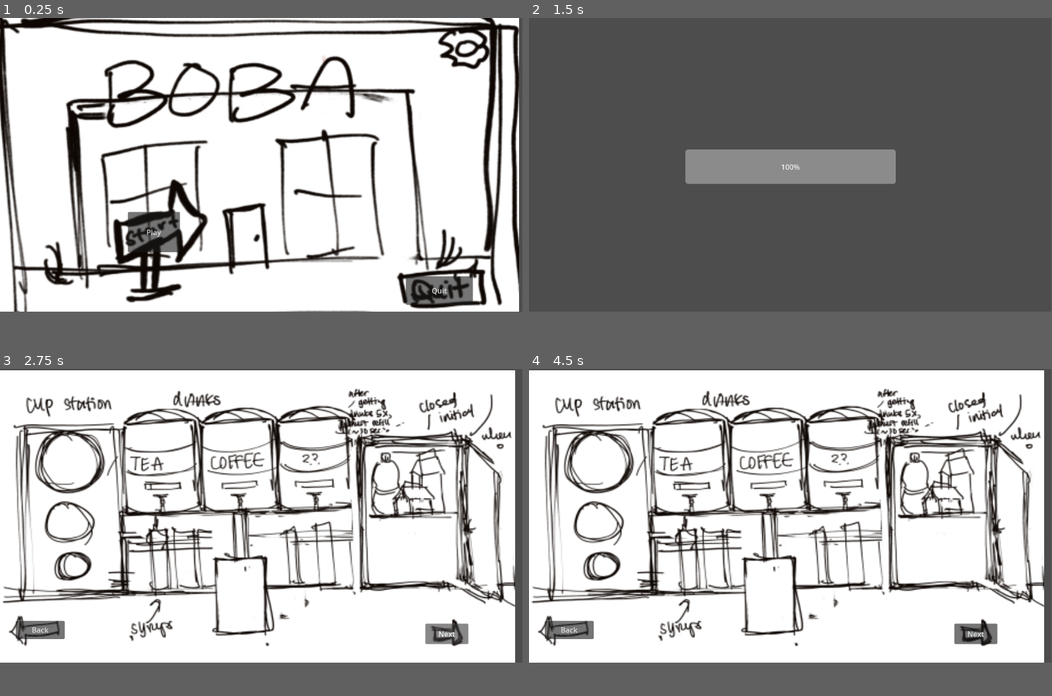
Above: before the commit, frames 1-4 (two rows, left to right).
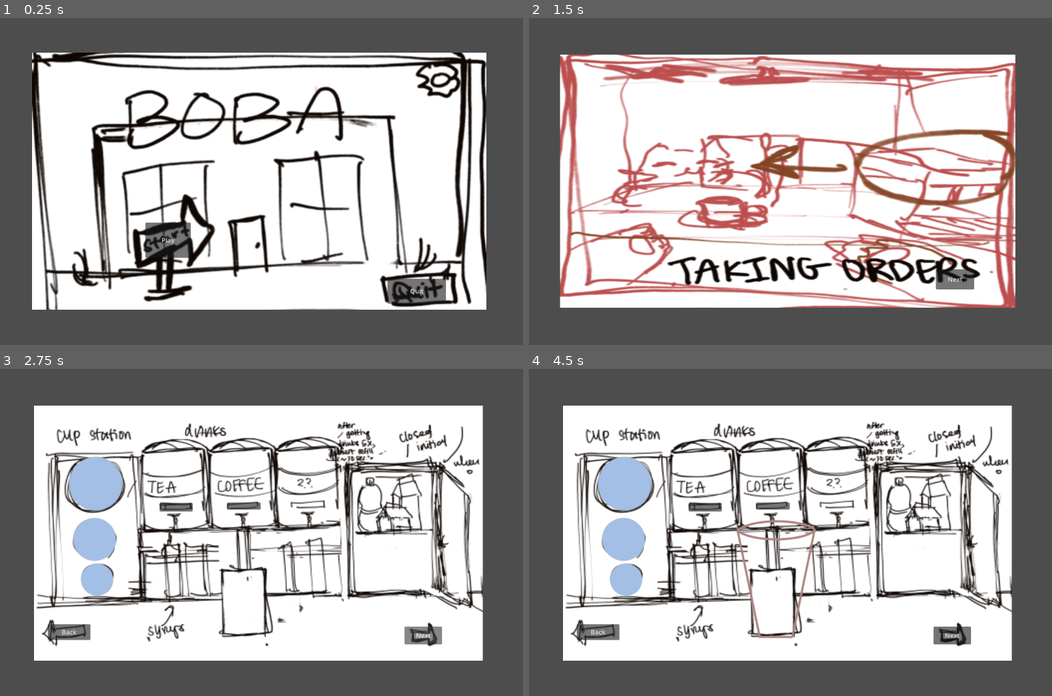
Above: after the commit, the same moments.

Repository: Lyra126/boba-cat
Game: Godot game, scene res://scenes/main_scene.tscn
The game is run twice, just before and just after one commit, with the same random seed, the same clock (stepped at 60 frames per second) and the same inputs. Before the commit the project starts from res://main_scene.tscn.
Inputs (mouse positions are in pixels of both pictures, inside the frame that each line leads up to):
- Up to frame 1 (0.25 s): no input
- Up to frame 2 (1.5 s): click "Play" at 0.5 s; tap Enter at 1.25 s
- Up to frame 3 (2.75 s): click "Next" at 2 s
- Up to frame 4 (4.5 s): click "Back" at 2.75 s; click "Next" at 3.5 s; click (623, 470) at 4.27 s
In our replay, the window is 799x449 before the commit and 800x500 after it. These sizes can differ from the game's own. Grey fills any space a smaller window leaves; there, only what the larger window draws over its background counts as a difference.

The runs differ from the first frame. In frame 1, 46% of the frame differs, in the area x 0-100%, y 0-90%; in frame 2, 67%, in the area x 5-93%, y 11-89%; in frame 3, 51%; in frame 4, 51%.

Commit message:
organized files and added cup sizes and tea

Diff:
--- a/make-boba.gd
+++ /dev/null
@@ -1,20 +0,0 @@
-extends Node2D
-
-
-# Called when the node enters the scene tree for the first time.
-func _ready():
-	$Back.pressed.connect(self._on_back_pressed)
-	$Next.pressed.connect(self._on_next_pressed)
-
-
-# Called every frame. 'delta' is the elapsed time since the previous frame.
-func _process(delta):
-	pass
-
-
-func _on_back_pressed():
-	get_tree().change_scene_to_file("res://customer_line.tscn")
-
-
-func _on_next_pressed():
-	print("no next scene yet")
--- a/make_boba.tscn
+++ /dev/null
@@ -1,33 +0,0 @@
-[gd_scene load_steps=3 format=3 uid="uid://bincjiyglgcf4"]
-
-[ext_resource type="Script" path="res://make-boba.gd" id="1_nj122"]
-[ext_resource type="Texture2D" uid="uid://d12y1p1qn73ff" path="res://stations.webp" id="2_mit1e"]
-
-[node name="make-boba" type="Node2D"]
-script = ExtResource("1_nj122")
-
-[node name="Camera2D" type="Camera2D" parent="."]
-
-[node name="TextureRect" type="TextureRect" parent="."]
-offset_left = -576.0
-offset_top = -321.0
-offset_right = 560.0
-offset_bottom = 324.0
-texture = ExtResource("2_mit1e")
-
-[node name="Back" type="Button" parent="."]
-offset_left = -541.0
-offset_top = 232.0
-offset_right = -433.0
-offset_bottom = 272.0
-text = "Back"
-
-[node name="Next" type="Button" parent="."]
-offset_left = 362.0
-offset_top = 238.0
-offset_right = 457.0
-offset_bottom = 283.0
-text = "Next"
-
-[connection signal="pressed" from="Back" to="." method="_on_button_pressed"]
-[connection signal="pressed" from="Next" to="." method="_on_button_2_pressed"]
--- a/project.godot
+++ b/project.godot
@@ -11,9 +11,16 @@
 [application]
 
 config/name="boba-cat"
-run/main_scene="res://main_scene.tscn"
+run/main_scene="res://scenes/main_scene.tscn"
 config/features=PackedStringArray("4.2", "GL Compatibility")
-config/icon="res://icon.svg"
+config/icon="res://assets/icon.svg"
+
+[display]
+
+window/size/viewport_width=2000
+window/size/viewport_height=1250
+window/stretch/aspect="expand"
+window/stretch/scale=1.51
 
 [rendering]
 
--- a/customer_line.tscn
+++ b/scenes/customer_line.tscn
@@ -1,10 +1,10 @@
 [gd_scene load_steps=3 format=3 uid="uid://c77yg5d4yjufk"]
 
-[ext_resource type="Script" path="res://customer_line.gd" id="1_2m8u5"]
-[ext_resource type="Texture2D" uid="uid://daldqgnk04x6t" path="res://image.webp" id="2_ll1oi"]
+[ext_resource type="Script" path="res://scripts/customer_line.gd" id="1_go1ct"]
+[ext_resource type="Texture2D" uid="uid://daldqgnk04x6t" path="res://assets/image.webp" id="2_beh0m"]
 
 [node name="customer-line" type="Node2D"]
-script = ExtResource("1_2m8u5")
+script = ExtResource("1_go1ct")
 
 [node name="Camera2D" type="Camera2D" parent="."]
 position = Vector2(290, 81)
@@ -14,7 +14,7 @@
 offset_top = -240.0
 offset_right = 859.0
 offset_bottom = 400.0
-texture = ExtResource("2_ll1oi")
+texture = ExtResource("2_beh0m")
 
 [node name="Next" type="Button" parent="."]
 offset_left = 658.0
--- a/loading_scene.tscn
+++ b/scenes/loading_scene.tscn
@@ -1,6 +1,6 @@
 [gd_scene load_steps=2 format=3 uid="uid://cfd54343fkams"]
 
-[ext_resource type="Script" path="res://loading-scene.gd" id="1_ppwak"]
+[ext_resource type="Script" path="res://scripts/loading-scene.gd" id="1_k1gpm"]
 
 [node name="loading-scene" type="Control"]
 layout_mode = 3
@@ -9,7 +9,7 @@
 anchor_bottom = 1.0
 grow_horizontal = 2
 grow_vertical = 2
-script = ExtResource("1_ppwak")
+script = ExtResource("1_k1gpm")
 
 [node name="ProgressBar" type="ProgressBar" parent="."]
 layout_mode = 0
--- a/main_scene.tscn
+++ b/scenes/main_scene.tscn
@@ -1,7 +1,7 @@
 [gd_scene load_steps=3 format=3 uid="uid://bhoh40m4lx3uo"]
 
-[ext_resource type="Script" path="res://main_scene.gd" id="1_dhh15"]
-[ext_resource type="Texture2D" uid="uid://bmlmkwgko5lju" path="res://menu.webp" id="2_k61se"]
+[ext_resource type="Script" path="res://scripts/main_scene.gd" id="1_ffs6x"]
+[ext_resource type="Texture2D" uid="uid://bmlmkwgko5lju" path="res://assets/menu.webp" id="2_rklmf"]
 
 [node name="MainScene" type="Control"]
 layout_mode = 3
@@ -10,7 +10,7 @@
 offset_top = -52.0
 offset_right = 40.0
 offset_bottom = 40.0
-script = ExtResource("1_dhh15")
+script = ExtResource("1_ffs6x")
 
 [node name="TextureRect" type="TextureRect" parent="."]
 layout_mode = 0
@@ -18,9 +18,10 @@
 offset_top = -326.0
 offset_right = 569.0
 offset_bottom = 324.0
-texture = ExtResource("2_k61se")
+texture = ExtResource("2_rklmf")
 
 [node name="Play" type="Button" parent="."]
+layout_mode = 0
 offset_left = -294.0
 offset_top = 104.0
 offset_right = -179.0
--- /dev/null
+++ b/scenes/make_boba.tscn
@@ -0,0 +1,101 @@
+[gd_scene load_steps=4 format=3 uid="uid://bincjiyglgcf4"]
+
+[ext_resource type="Script" path="res://scripts/make-boba.gd" id="1_lo0ut"]
+[ext_resource type="Texture2D" uid="uid://d12y1p1qn73ff" path="res://assets/stations.webp" id="2_t2nm0"]
+[ext_resource type="Texture2D" uid="uid://ooy1y8vts1b5" path="res://assets/download-removebg-preview.png" id="3_iqsvq"]
+
+[node name="make-boba" type="Node2D"]
+script = ExtResource("1_lo0ut")
+
+[node name="Camera2D" type="Camera2D" parent="."]
+
+[node name="TextureRect" type="TextureRect" parent="."]
+offset_left = -576.0
+offset_top = -321.0
+offset_right = 560.0
+offset_bottom = 324.0
+texture = ExtResource("2_t2nm0")
+
+[node name="Back" type="Button" parent="."]
+offset_left = -541.0
+offset_top = 232.0
+offset_right = -433.0
+offset_bottom = 272.0
+text = "Back"
+
+[node name="Next" type="Button" parent="."]
+offset_left = 362.0
+offset_top = 238.0
+offset_right = 457.0
+offset_bottom = 283.0
+text = "Next"
+
+[node name="cupsize" type="Control" parent="."]
+layout_mode = 3
+anchors_preset = 0
+offset_right = 40.0
+offset_bottom = 40.0
+
+[node name="large-cup" type="TextureButton" parent="cupsize"]
+custom_minimum_size = Vector2(100, 100)
+layout_mode = 0
+offset_left = -548.0
+offset_top = -244.0
+offset_right = -344.0
+offset_bottom = -52.0
+scale = Vector2(1.25, 1.25)
+texture_normal = ExtResource("3_iqsvq")
+
+[node name="med-cup" type="TextureButton" parent="cupsize"]
+layout_mode = 0
+offset_left = -525.0
+offset_top = -79.0
+offset_right = -321.0
+offset_bottom = 113.0
+texture_normal = ExtResource("3_iqsvq")
+
+[node name="small-cup" type="TextureButton" parent="cupsize"]
+layout_mode = 0
+offset_left = -493.0
+offset_top = 47.0
+offset_right = -289.0
+offset_bottom = 239.0
+scale = Vector2(0.75, 0.75)
+texture_normal = ExtResource("3_iqsvq")
+
+[node name="cup" type="TextureRect" parent="cupsize"]
+layout_mode = 0
+offset_left = -286.0
+offset_top = -172.0
+offset_right = -176.0
+offset_bottom = -4.0
+stretch_mode = 2
+
+[node name="drink" type="Control" parent="."]
+layout_mode = 3
+anchors_preset = 0
+offset_right = 40.0
+offset_bottom = 40.0
+
+[node name="tea" type="Button" parent="drink"]
+layout_mode = 0
+offset_left = -258.0
+offset_top = -75.0
+offset_right = -174.0
+offset_bottom = -53.0
+
+[node name="coffee" type="Button" parent="drink"]
+layout_mode = 0
+offset_left = -87.0
+offset_top = -76.0
+offset_right = -2.0
+offset_bottom = -58.0
+
+[connection signal="pressed" from="Back" to="." method="_on_button_pressed"]
+[connection signal="pressed" from="Next" to="." method="_on_button_2_pressed"]
+[connection signal="pressed" from="cupsize/large-cup" to="." method="_on_texture_button_pressed"]
+[connection signal="pressed" from="cupsize/large-cup" to="." method="_on_largecup_pressed"]
+[connection signal="pressed" from="cupsize/med-cup" to="." method="_on_medcup_pressed"]
+[connection signal="pressed" from="cupsize/small-cup" to="." method="_on_smallcup_pressed"]
+[connection signal="pressed" from="drink/tea" to="." method="_on_tea_pressed"]
+[connection signal="pressed" from="drink/coffee" to="." method="_on_coffee_pressed"]
--- a/customer_line.gd
+++ b/scripts/customer_line.gd
@@ -12,4 +12,4 @@
 
 
 func _on_next_pressed():
-	get_tree().change_scene_to_file("res://make_boba.tscn")
+	get_tree().change_scene_to_file("res://scenes/make_boba.tscn")
--- a/loading-scene.gd
+++ b/scripts/loading-scene.gd
@@ -1,7 +1,7 @@
 extends Control
 
-const TARGET_SCENE_PATH:String = "res://customer_line.tscn"
-const LOADING_DELAY:float = 1.0 # Adjust the delay time as needed
+const TARGET_SCENE_PATH:String = "res://scenes/customer_line.tscn"
+const LOADING_DELAY:float = 0.7 # Adjust the delay time as needed
 const PROGRESS_INCREMENT:float = 5 # Adjust the progress increment as needed
 
 var loading_status : int
--- a/main_scene.gd
+++ b/scripts/main_scene.gd
@@ -6,7 +6,7 @@
 
 func _on_play_pressed():
 	print("play is pressed")
-	get_tree().change_scene_to_file("res://loading_scene.tscn")
+	get_tree().change_scene_to_file("res://scenes/loading_scene.tscn")
 
 func _on_quit_pressed():
 	print("quit is pressed")
--- /dev/null
+++ b/scripts/make-boba.gd
@@ -0,0 +1,52 @@
+extends Node2D
+
+var cupsize : String = ""
+var small : Texture = preload("res://assets/small.png")
+var medium : Texture = preload("res://assets/med.png")
+var large : Texture = preload("res://assets/large.png")
+var smallTea : Texture = preload("res://assets/smallTea.png")
+var medTea : Texture = preload("res://assets/medTea.png")
+var largeTea : Texture = preload("res://assets/largeTea.png")
+
+# Called when the node enters the scene tree for the first time.
+func _ready():
+	$Back.pressed.connect(self._on_back_pressed)
+	$Next.pressed.connect(self._on_next_pressed)
+
+
+# Called every frame. 'delta' is the elapsed time since the previous frame.
+func _process(delta):
+	pass
+
+
+func _on_back_pressed():
+	get_tree().change_scene_to_file("res://scenes/customer_line.tscn")
+
+
+func _on_next_pressed():
+	print("no next scene yet")
+
+
+func _on_largecup_pressed():
+	$cupsize/cup.set_texture(large)
+	cupsize = "l"
+
+func _on_medcup_pressed():
+	$cupsize/cup.set_texture(medium)
+	cupsize = "m"
+
+func _on_smallcup_pressed():
+	$cupsize/cup.set_texture(small)
+	cupsize = "s"
+
+func _on_tea_pressed():
+	if ($cupsize/cup.get_texture() != null && cupsize != null):
+		if(cupsize == "s"):
+			$cupsize/cup.set_texture(smallTea)
+		elif(cupsize == "m"):
+			$cupsize/cup.set_texture(medTea)
+		elif(cupsize == "l"):
+			$cupsize/cup.set_texture(largeTea)
+
+func _on_coffee_pressed():
+	pass
Binary file added: assets/download-removebg-preview.png
Not shown, added: assets/download-removebg-preview.png.import
Renamed: icon.svg -> assets/icon.svg
Not shown, added: assets/icon.svg.import
Renamed: image.webp -> assets/image.webp
Not shown, changed: assets/image.webp.import
Binary file added: assets/large.png
Not shown, added: assets/large.png.import
Binary file added: assets/largeTea.png
Not shown, changed: assets/largeTea.png.import
Binary file added: assets/med.png
Not shown, changed: assets/med.png.import
(and 12 more such lines)
